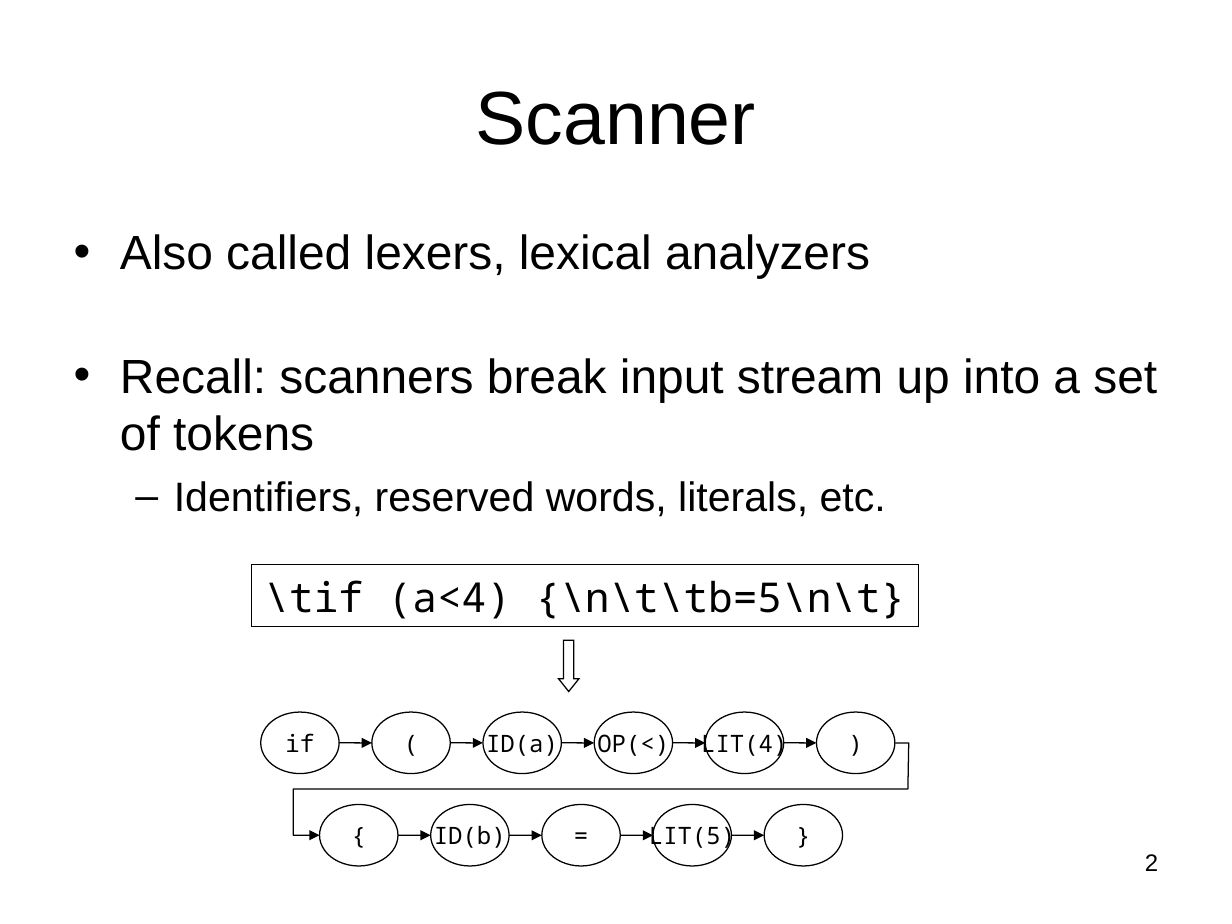
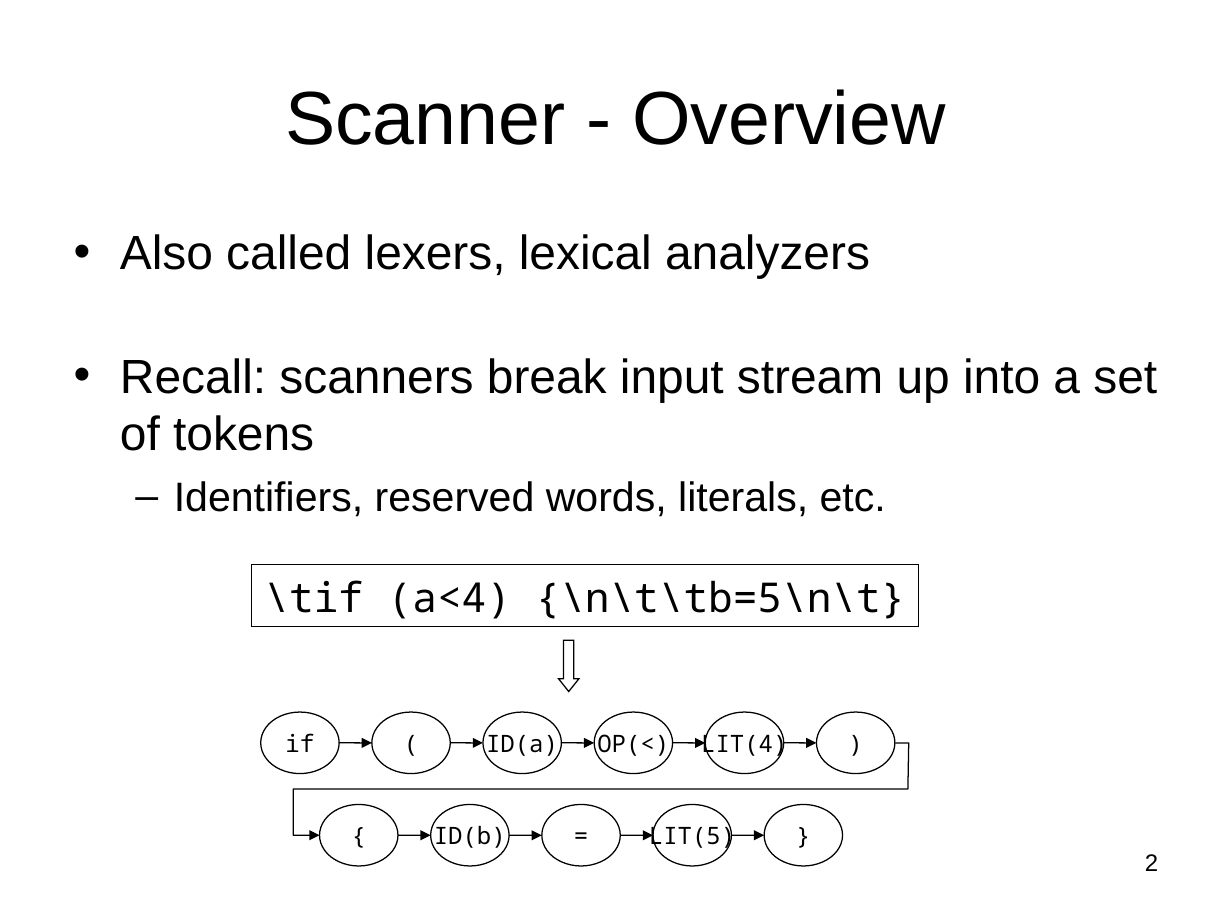
Before and after one commit to Hegden/hegden.github.io, a slide deck: slide 2 of cs406/slides/week3.ppt. Drawn at 1232x924 pixels with LibreOffice and Linux fonts; fonts in the diff are those of the drawing. Boxes give left, top, right and bottom in pixels: in the first picture for what was removed or moved away, otherwise in the second. Text is boxed around its words. In the diff, an @@ line names an element or a change of style, - is before the commit and + after.

```diff
--- a/cs406/slides/week3.ppt
+++ b/cs406/slides/week3.ppt
@@ title at box(285, 89, 946, 145): text changed @@
-Scanner
+Scanner - Overview
```
Also in this commit, not shown: 2 other slides changed, 25 slides added, 1 other file.
